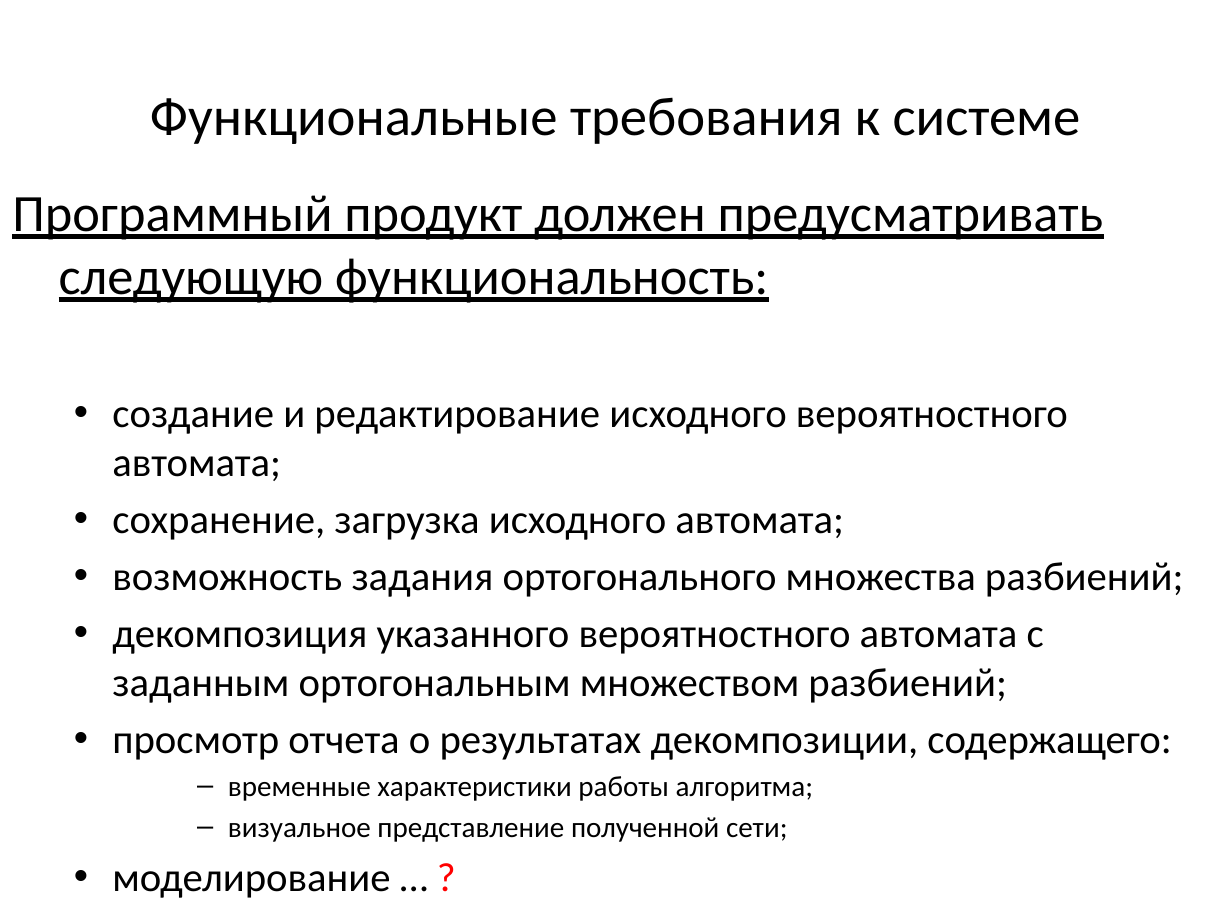
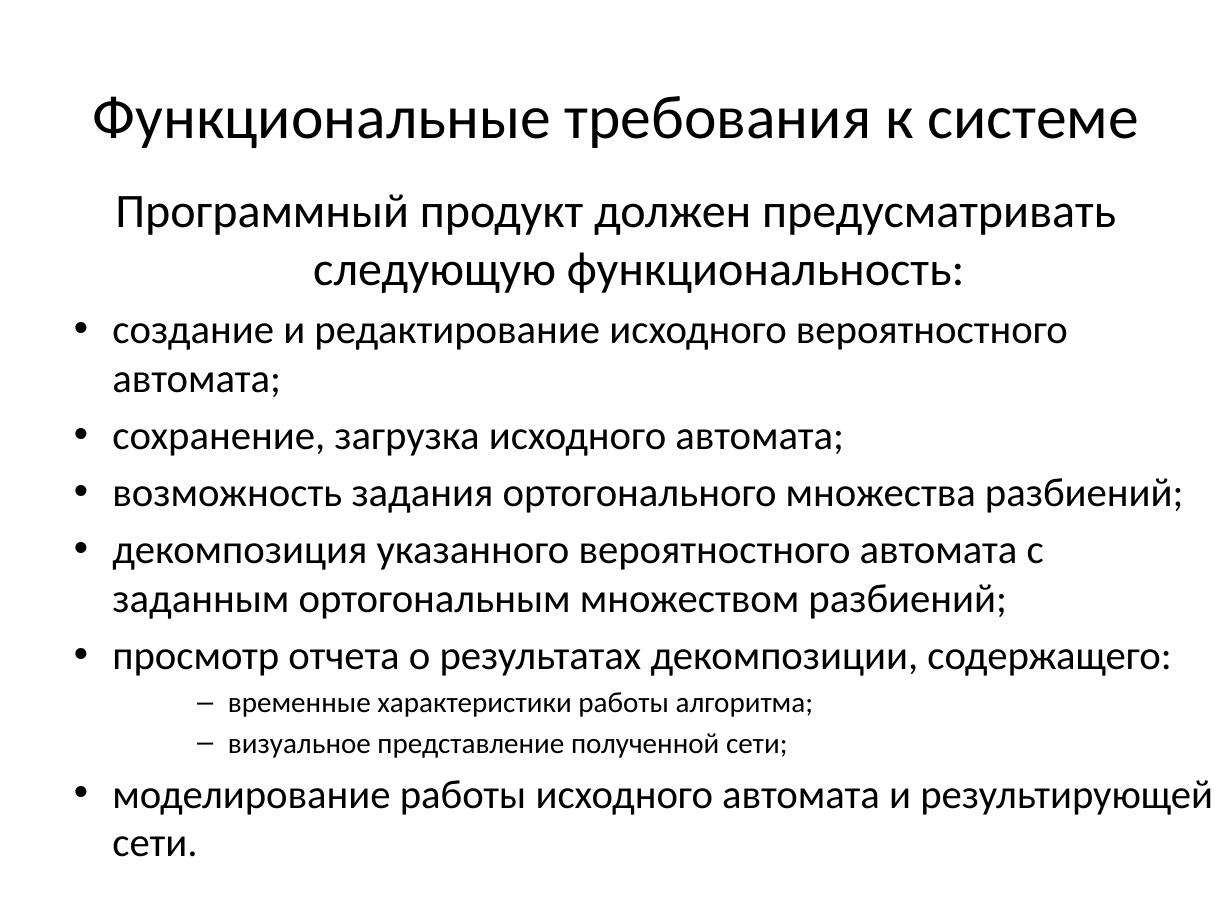
Before and after one commit to erad888/fsm-decompose, a slide deck: slide 5 of Презентация.pptx (slide 4 before the commit). Drawn at 1232x924 pixels with LibreOffice and Linux fonts; fonts in the diff are those of the drawing. Boxes give left, top, right and bottom in pixels: in the first picture for what was removed or moved away, otherwise in the second. Text is boxed around its words. In the diff, an @@ line names an element or a change of style, - is before the commit and + after.

```diff
--- a/Презентация.pptx
+++ b/Презентация.pptx
@@ title "Функциональные требования к системе" at box(92, 96, 1139, 148): size 32 to 36 pt @@
@@ text at box(115, 194, 1116, 293): size 30.6 to 28.1 pt, underline off in "Программный продукт должен предусматривать следующую функцио ..."; alignment left to centre @@
@@ text at box(112, 780, 1213, 857): text changed @@
-  • моделирование … ?
+  • моделирование работы исходного автомата и результирующей сети.
```
Also in this commit, not shown: 2 other slides changed, 3 slides added, 6 other files.
